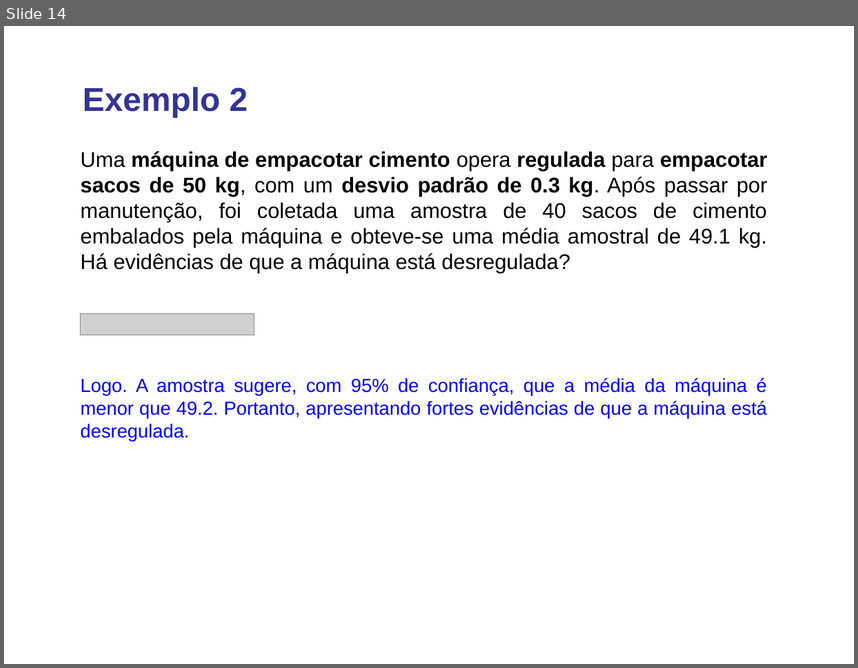
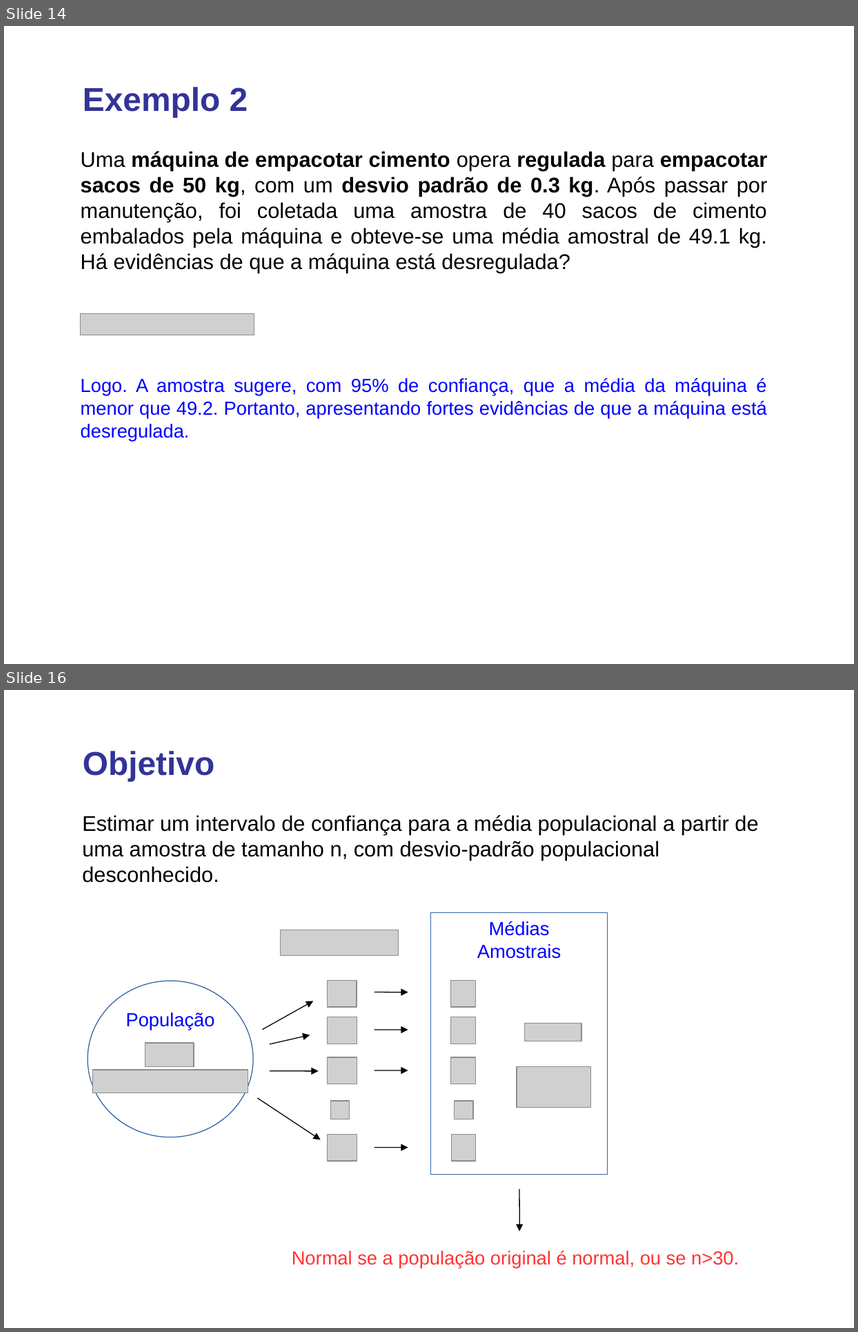
Before and after one commit to lansaviniec/estatistica, a slide deck: 7 estimativas e tamanhos amostrais.ppt. Shown one above the other, each under a label of ours: slide 14 before the commit, slides 14 and 16 after it; the slides between them are not shown. The pictures are 858x668 and 858x1332 pixels, drawn with LibreOffice and Linux fonts; fonts in the diff are those of the drawing; grey boxes stand for pictures. Boxes give left, top, right and bottom in pixels: in the first picture for what was removed or moved away, otherwise in the second. Text is boxed around its words. In the diff, an @@ line names an element or a change of style, - is before the commit and + after.

```diff
--- a/7 estimativas e tamanhos amostrais.ppt
+++ b/7 estimativas e tamanhos amostrais.ppt
@@ slide 16 added at (4, 690, 854, 1328), background #FFFFFF @@
@@ text added at (83, 751, 214, 781), 28 pt, text #333399, bold @@
+Objetivo
@@ text added at (82, 815, 758, 883), 18 pt, text #000000 @@
+Estimar um intervalo de confiança para a média populacional a partir de uma amostra de tamanho n, com desvio-padrão populacional desconhecido.
@@ group added at (87, 913, 739, 1268): 15 pictures, 9 arrows, 1 ellipse, 1 rectangle, 1 text @@
+População
+Médias
+Amostrais
+Normal se a população original é normal, ou se n>30.
```
Also in this commit, not shown: 3 slides changed, 13 other slides added, 1 other file.
